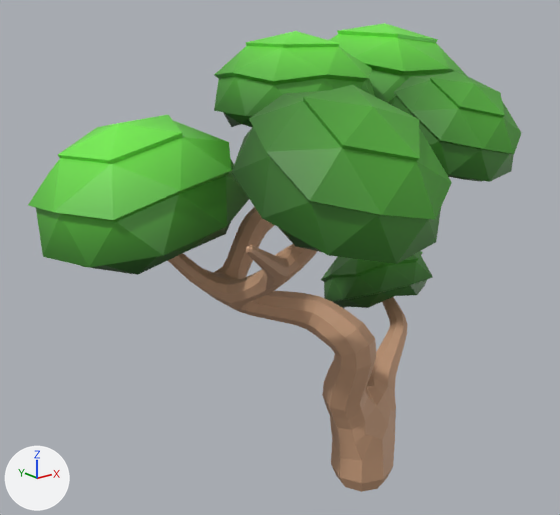
Renders of the FBX model Assets/Models/Environmental Art/3D_Models/New_Tree2.fbx from each side of a commit.
Both versions are drawn from a 50 mm lens placed at (-4.25, -4.03, 3.78), pointed at (-0.57, 0.57, 1.94). The axes (+X, +Y, +Z) are drawn at lower left. The lights are the same throughout. Where no turn or scale is listed for an object, it has been applied to the vertices.

Objects in the first picture: 'Cube.001', 'Leaves.006', 'Leaves.007', 'Leaves.008', 'Leaves.009', 'Leaves.010', 'Leaves.011'.
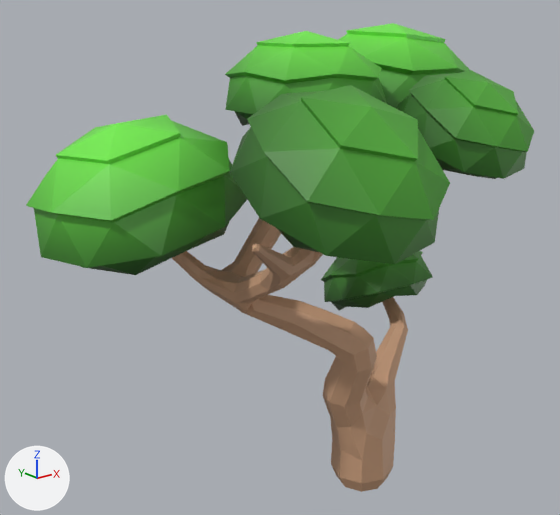
The change, as a diff of the scene's bpy script:
```diff
--- a/Assets/Models/Environmental Art/3D_Models/New_Tree2.fbx.py
+++ b/Assets/Models/Environmental Art/3D_Models/New_Tree2.fbx.py
@@ me_cube_002 @@
 # used by ob_cube_001; location = (-0.065, 0.073, -0.1)
-me_cube_002.from_pydata(...)  # 1374 vertices, 1372 faces; spans x -1.7..1.16, y -0.72..1.2, z 0.03..3.25
+me_cube_002.from_pydata(...)  # 329 vertices, 493 faces; spans x -1.66..1.35, y -0.73..1.2, z 0.03..3.25
+# me_cube_002 part 1: 2 vertices moved within x -1.65..-0.38, y -0.71..0.1, z 0.95..2.62; 1336 vertices removed from x -1.7..1.16, y -0.72..1.2, z 0.2..3.25; 291 vertices added at x -1.66..1.35, y -0.73..1.2, z 0.2..3.25
 me_cube_002.materials.append(mat_material_002)
@@ ob_leaves_007 @@
 ob_leaves_007 = bpy.data.objects.new('Leaves.007', me_icosphere_006)
-ob_leaves_007.location = (-0.947, -0.465, 2.683)
+ob_leaves_007.location = (-0.962, -0.465, 2.683)
@@ ob_leaves_009 @@
 ob_leaves_009 = bpy.data.objects.new('Leaves.009', me_icosphere_008)
-ob_leaves_009.location = (0.279, -0.314, 2.882)
+ob_leaves_009.location = (0.436, -0.314, 2.882)
@@ ob_leaves_010 @@
 ob_leaves_010 = bpy.data.objects.new('Leaves.010', me_icosphere_009)
-ob_leaves_010.location = (-1.507, 0.979, 2.311)
+ob_leaves_010.location = (-1.523, 0.979, 2.311)
@@ ob_leaves_006 @@
 ob_leaves_006 = bpy.data.objects.new('Leaves.006', me_icosphere_005)
-ob_leaves_006.location = (-0.302, 0.712, 3.037)
+ob_leaves_006.location = (-0.196, 0.712, 3.037)
@@ ob_leaves_008 @@
 ob_leaves_008 = bpy.data.objects.new('Leaves.008', me_icosphere_007)
-ob_leaves_008.location = (0.853, 0.964, 2.945)
+ob_leaves_008.location = (0.959, 0.964, 2.945)
```

Where the change shows, as pixel boxes (x1, y1, x2, y2) in the pictures (560 x 515 px):
'Leaves.007', moved: before (232, 85, 452, 264); after (230, 85, 450, 264)
'Leaves.010', moved: before (28, 115, 249, 275); after (26, 115, 247, 275)
'Cube.001', reshaped: before (168, 207, 407, 492); after (172, 218, 408, 492)
'Leaves.009', moved: before (387, 71, 521, 182); after (398, 70, 534, 179)
'Leaves.006', moved: before (214, 31, 375, 127); after (225, 31, 387, 126)
'Leaves.008', moved: before (329, 23, 467, 102); after (338, 23, 470, 109)
